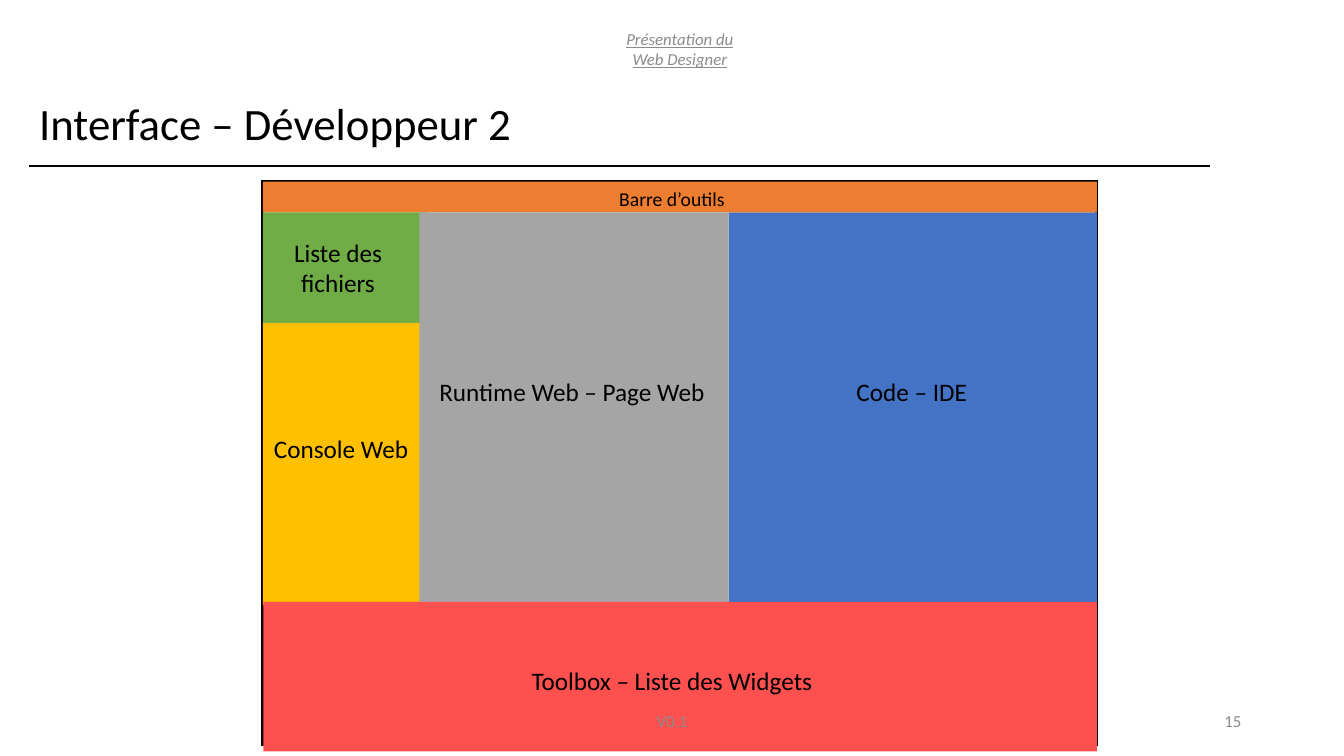
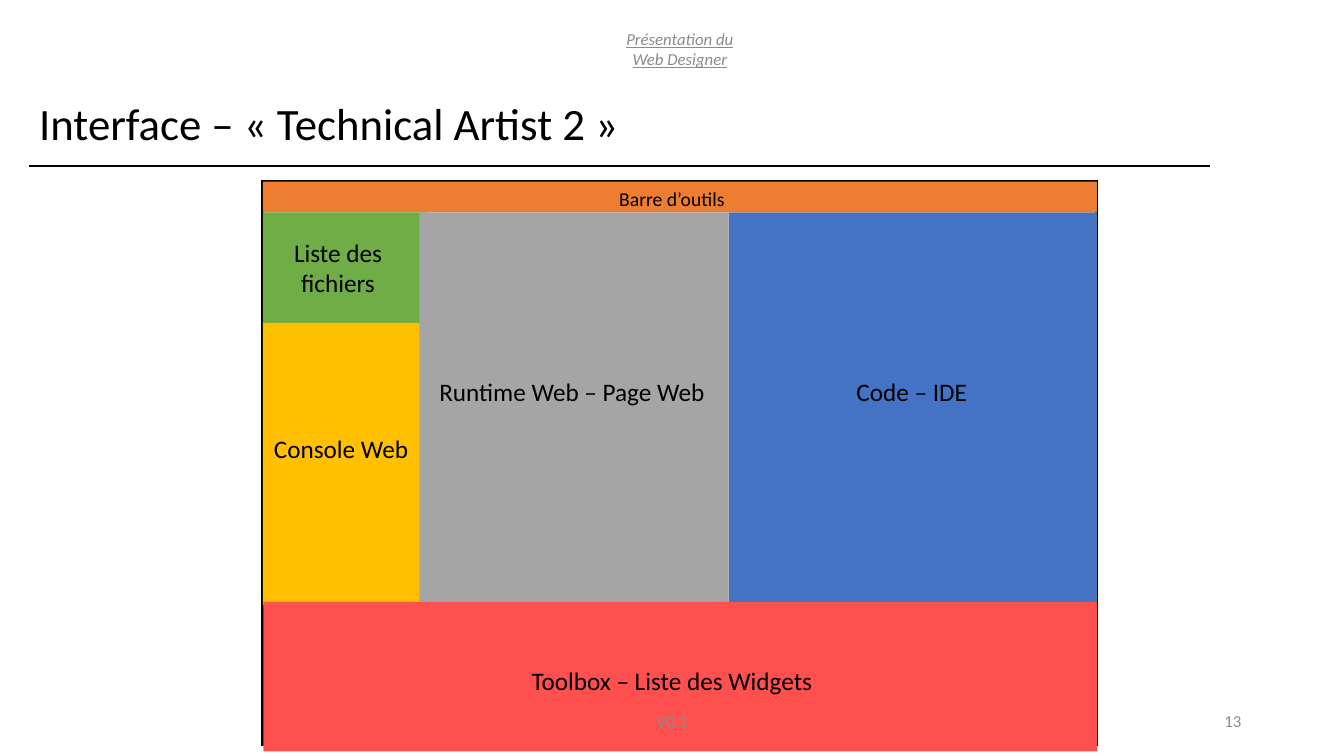
Before and after one commit to T4ouf/Web-Designer, a slide deck: slide 13 of doc/pitch/Presentation-Conception.pptx (slide 15 before the commit). Drawn at 1344x756 pixels with LibreOffice and Linux fonts; fonts in the diff are those of the drawing. Boxes give left, top, right and bottom in pixels: in the first picture for what was removed or moved away, otherwise in the second. Text is boxed around its words. In the diff, an @@ line names an element or a change of style, - is before the commit and + after.

```diff
--- a/doc/pitch/Presentation-Conception.pptx
+++ b/doc/pitch/Presentation-Conception.pptx
@@ title at (39, 109, 585, 141): text changed @@
-Interface – Développeur 2
+Interface – « Technical Artist 2 »
@@ page number at (1224, 716, 1241, 727): text changed @@
-15
+13
```
Also in this commit, not shown: 4 slides added, 4 other files.
